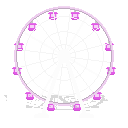
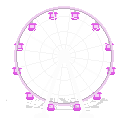
Before/after of a 128px x 128px layered artwork. What changed in the layer stack:
painted on "Layer 5" over [4, 95, 105, 98]
